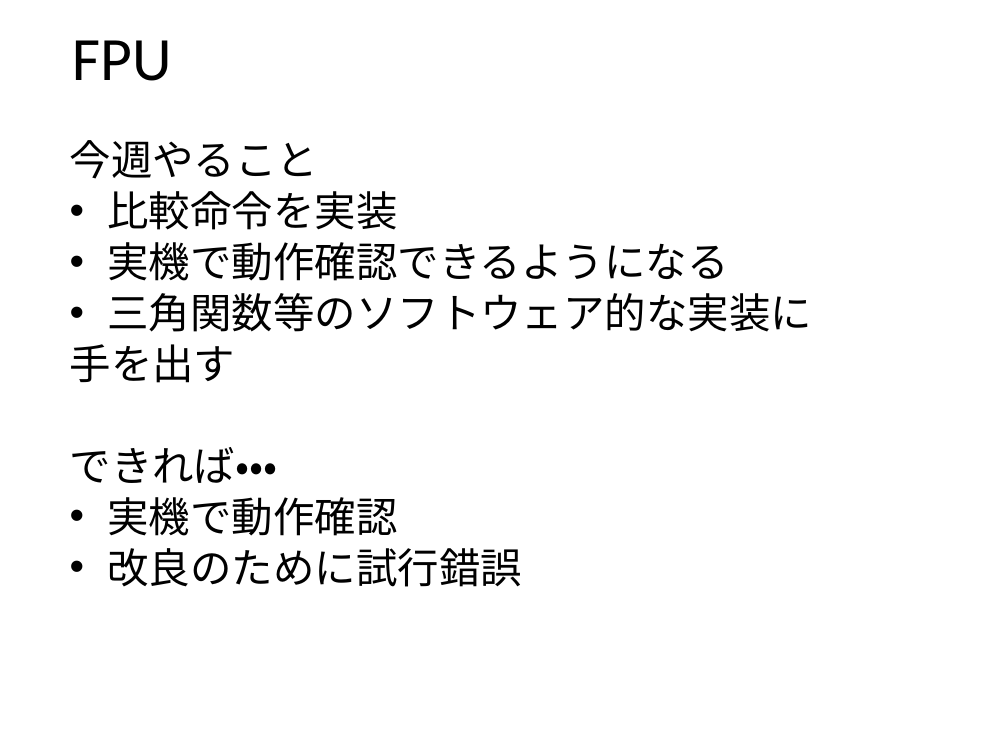
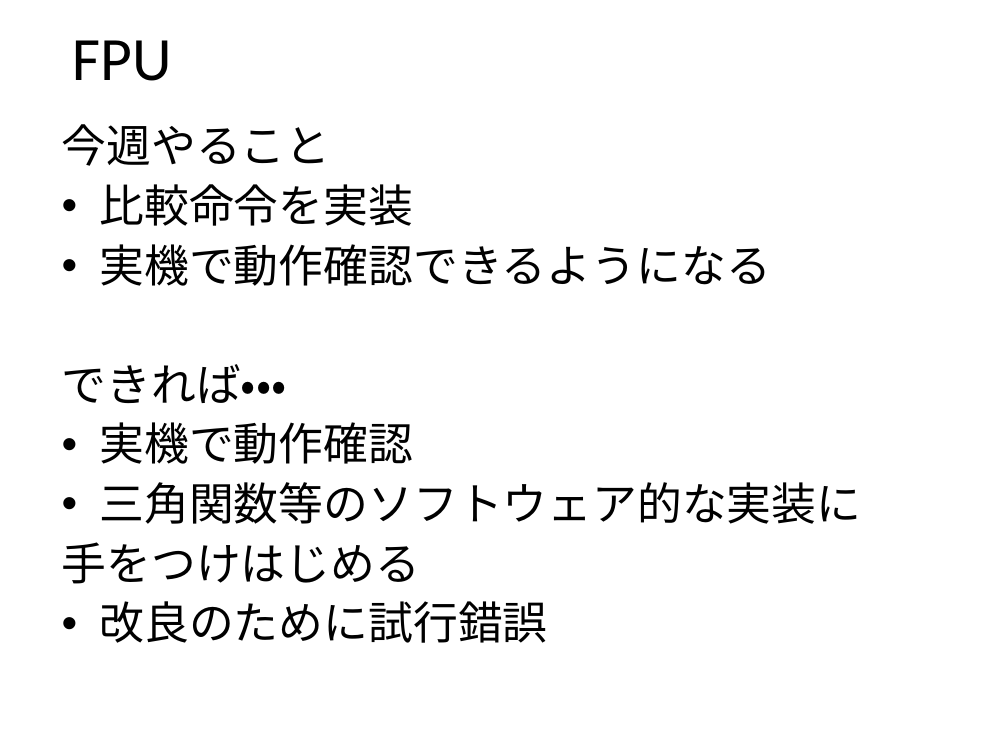
Before and after one commit to cpumul4/cpuex, a slide deck: slide 2 of prsn/1023/fpu.odp. Drawn at 1008x756 pixels with LibreOffice and Linux fonts; fonts in the diff are those of the drawing. Boxes give left, top, right and bottom in pixels: in the first picture for what was removed or moved away, otherwise in the second. Text is boxed around its words. In the diff, an @@ line names an element or a change of style, - is before the commit and + after.

Commit message:
fpuスライド

```diff
--- a/prsn/1023/fpu.odp
+++ b/prsn/1023/fpu.odp
@@ text "今週やること": place and size @@
-text "今週やること" at [70,140,812,587]
+text "今週やること" at [62,124,861,643]
@@ text at [62,124,770,643]: size 29.6 to 32 pt in "今週やること", "比較命令を実装", "実機で動作確認できるようになる", "できれば・・・" and 2 more places; line spacing 0.8 to 0.9 @@
@@ text at [70,293,812,383]: paragraphs removed @@
-• 三角関数等のソフトウェア的な実装に
-手を出す
@@ text at [62,482,861,584]: paragraphs added @@
+• 三角関数等のソフトウェア的な実装に
+手をつけはじめる
```
